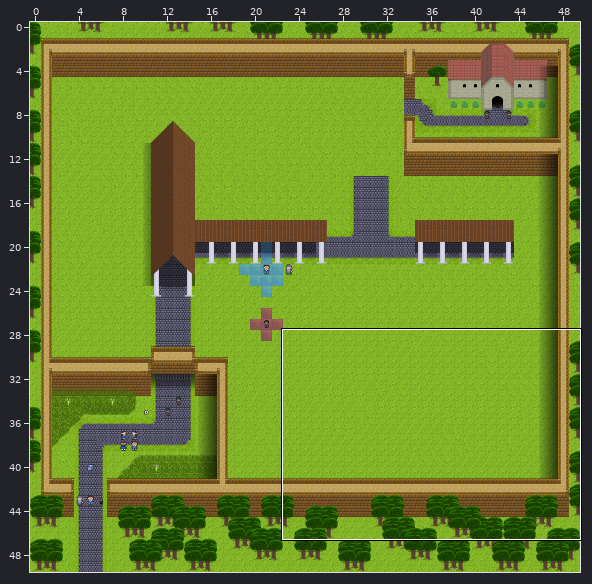
Level history. Tiled map: Board1.tmx. Above, an overview of the earlier version with the close-up marked.
Close-up. As it was:
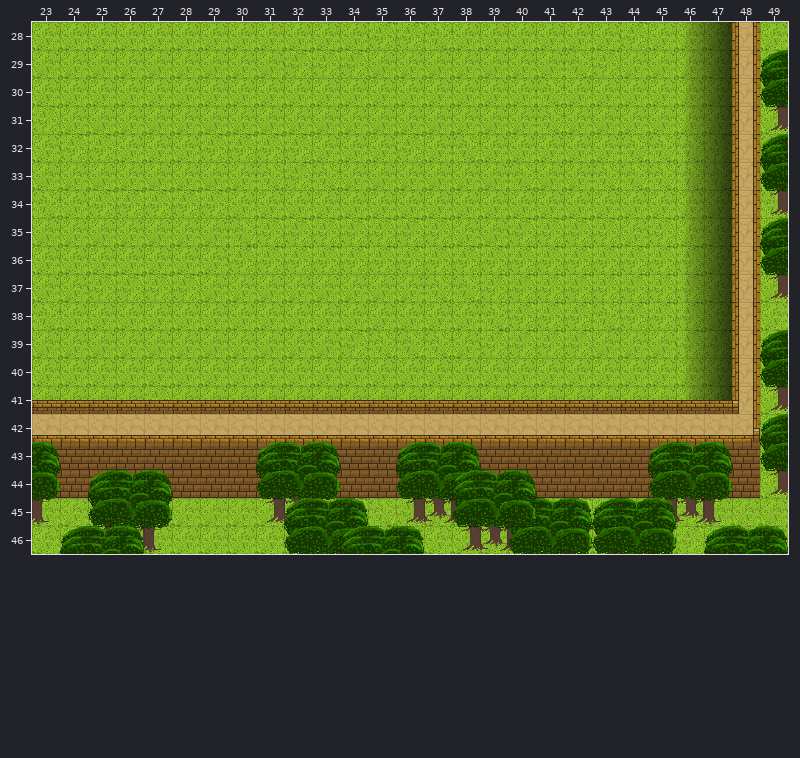
Cells are 32x32 px. Shown: x 23..49, y 28..46. The commit also changed other parts of the map, which this record leaves out. Tiles whose own drawing changed are shown in their newer look in all pictures.
The result:
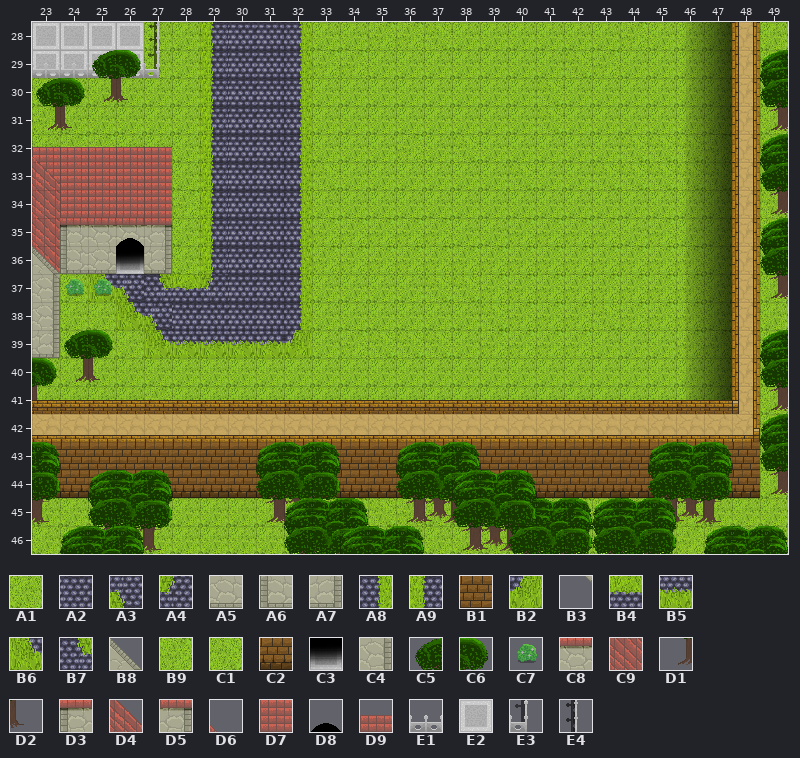
Key: from "shittytileset": A1 0, A2 2, A3 7, A4 8, A5 12, A6 13, A7 14, A8 15, A9 16, B1 17, B2 21, B3 28, B4 30, B5 31, B6 32, B7 33, B8 43, B9 48, C1 50, C2 51, C3 56, C4 58, C5 65, C6 66, C7 70, C8 71, C9 74, D1 80, D2 81, D3 86, D4 89, D5 101, D6 103, D7 104, D8 113, D9 119, E1 122, E2 123, E3 135, E4 137.
__ is an empty cell, .. an unchanged one.
Tiles of an added or newly shown layer are drawn over the layers below it.
See-through tiles are keyed as they look on the map.
Change:
--- layer "Ground Layer"
@@ x 23..32 @@
-28 A1 A1 A1 A1 .. .. A1 A1 A1 A1
-29 A1 A1 A1 A1 .. .. A1 A1 A1 B9
-30 .. .. .. .. .. .. A1 A1 A1 A1
-31 .. .. .. .. .. .. A1 A1 A1 A1
-32 .. .. .. .. .. .. B9 B9 B9 B9
-33 .. .. .. .. .. .. A1 A1 C1 B9
-34 .. .. .. .. .. .. B9 A1 A1 A1
-35 .. .. .. .. .. .. A1 C1 B9 B9
-36 .. .. .. A1 .. .. A1 B9 B9 B9
-37 .. .. B9 B9 B9 B9 A1 A1 A1 A1
-38 .. .. .. A1 A1 A1 A1 A1 A1 A1
-39 .. .. .. .. A1 A1 A1 A1 A1 A1
+28 E2 E2 E2 E2 .. .. A9 A2 A2 A8
+29 E2 E2 E2 E2 .. .. A9 A2 A2 A8
+30 .. .. .. .. .. .. A9 A2 A2 A8
+31 .. .. .. .. .. .. A9 A2 A2 A8
+32 .. .. .. .. .. .. A9 A2 A2 A8
+33 .. .. .. .. .. .. A9 A2 A2 A8
+34 .. .. .. .. .. .. A9 A2 A2 A8
+35 .. .. .. .. .. .. A9 A2 A2 A8
+36 .. .. .. E2 .. .. A9 A2 A2 A8
+37 .. .. B6 A3 B7 B4 A4 A2 A2 A8
+38 .. .. .. B6 A3 A2 A2 A2 A2 A8
+39 .. .. .. .. B6 B5 B5 B5 B5 B2
--- layer "Ground Layer 2"
@@ x 26..26 @@
-36 __
+36 C3
@@ x 23..25 @@
-39 .. __ __
-40 __ __ __
-41 __ .. ..
+39 .. C5 C6
+40 C6 D1 D2
+41 D2 .. ..
--- layer "Behind Walls" (added)
@@ x 23..23 @@
-32 __
-33 __
-34 __
-35 __
-36 __
+32 D9
+33 D7
+34 C9
+35 C9
+36 C9
--- layer "Walls and Such"
@@ x 23..27 @@
-32 __ __ __ __ __
-33 __ __ __ __ __
-34 .. __ __ __ __
-35 .. __ __ __ __
-36 __ __ __ .. __
-37 __ .. .. .. ..
-38 __ .. .. .. ..
-39 __ .. .. .. ..
+32 D6 D9 D9 D9 D9
+33 D4 D7 D7 D7 D7
+34 .. D7 D7 D7 D7
+35 .. D3 C8 C8 D5
+36 B8 A6 A5 .. A7
+37 C4 .. .. .. ..
+38 C4 .. .. .. ..
+39 A7 .. .. .. ..
@@ x 23..48 @@
-44 B1 B1 .. .. .. B1 B1 B1 B1 .. B1 B1 B1 B1 .. .. .. .. B1 B1 B1 B1 B1 .. B1 B1
+44 C2 C2 .. .. .. C2 C2 C2 C2 .. C2 C2 C2 C2 .. .. .. .. C2 C2 C2 C2 C2 .. C2 C2
--- layer "Wall Decoration"
@@ x 23..27 @@
-28 .. .. .. .. __
-29 __ __ __ __ __
+28 .. .. .. .. E4
+29 E1 E1 E1 E1 E3
@@ x 26..26 @@
-35 __
+35 D8
@@ x 23..25 @@
-37 __ __ __
+37 B3 C7 C7
--- layer "Above Layer 1"
@@ x 23..26 @@
-29 .. .. __ __
-30 __ __ __ __
-31 __ __ .. ..
+29 .. .. C5 C6
+30 C5 C6 D1 D2
+31 D1 D2 .. ..
Pixel boxes of the changes (left, top, right, bottom) in both close-ups:
changed: (32, 22, 312, 400)
changed: (44, 488, 88, 498)
changed: (172, 488, 271, 498)
changed: (324, 488, 411, 498)
changed: (536, 488, 663, 498)
changed: (716, 488, 760, 498)
